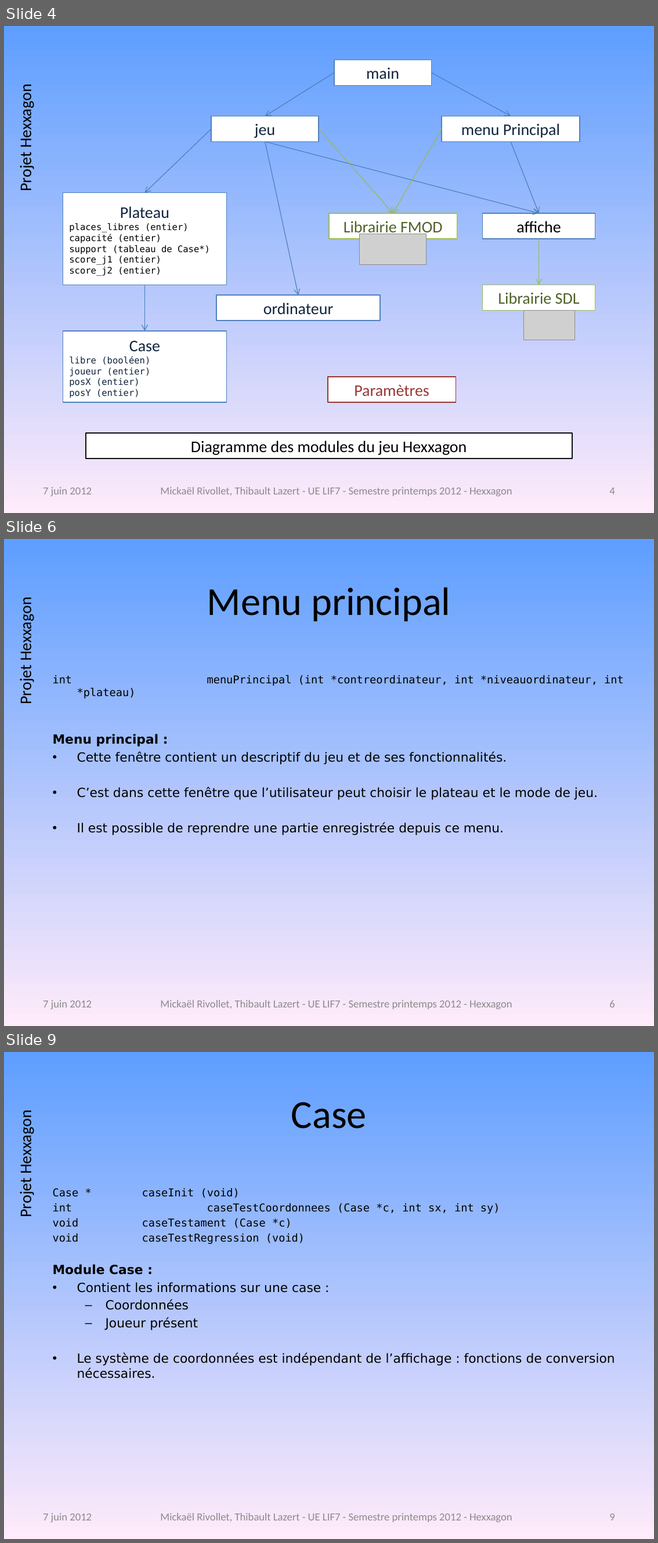
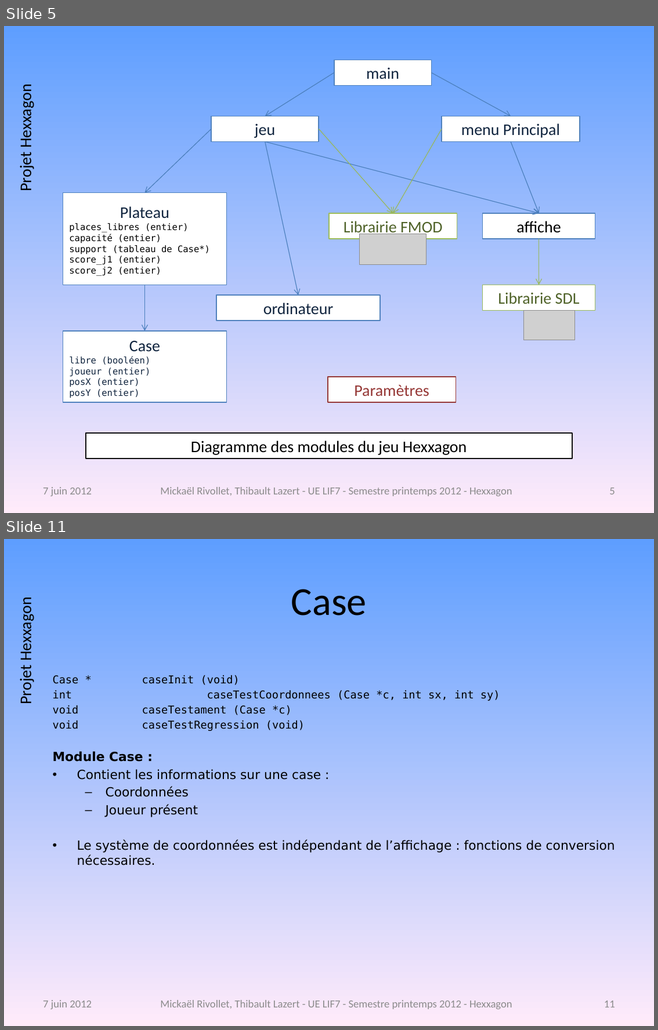
Before and after one commit to freeman1987/lazert-rivollet-lif7, a slide deck: projet/doc/presentation-projet.pptx. Shown one above the other, each under a label of ours: slides 4, 6 and 9 before the commit, slides 5 and 11 after it; the slides between them are not shown. The pictures are 658x1543 and 658x1030 pixels, drawn with LibreOffice and Linux fonts; fonts in the diff are those of the drawing; grey boxes stand for pictures; background and template pictures are left out. Boxes give left, top, right and bottom in pixels: in the first picture for what was removed or moved away, otherwise in the second. Text is boxed around its words. In the diff, an @@ line names an element or a change of style, - is before the commit and + after.

```diff
--- a/projet/doc/presentation-projet.pptx
+++ b/projet/doc/presentation-projet.pptx
@@ slide 6 removed at [4, 539, 654, 1026], background gradient #5E9EFF to #FFEBFA; not listed: 1 template element that a slide beside it also shows @@
@@ title removed at [207, 587, 450, 621] @@
-Menu principal
@@ text removed at [53, 675, 623, 835] @@
-int menuPrincipal (int *contreordinateur, int *niveauordinateur, int *plateau)
-Menu principal :
-• Cette fenêtre contient un descriptif du jeu et de ses fonctionnalités.
-• C’est dans cette fenêtre que l’utilisateur peut choisir le plateau et le mode de jeu.
-• Il est possible de reprendre une partie enregistrée depuis ce menu.
@@ text removed at [43, 1000, 92, 1009] @@
-7 juin 2012
@@ text removed at [160, 1000, 512, 1009] @@
-Mickaël Rivollet, Thibault Lazert - UE LIF7 - Semestre printemps 2012 - Hexxagon
@@ page number removed at [609, 1000, 614, 1008] @@
-6
@@ what was slide 4 is now slide 5 @@
@@ page number at [609, 488, 614, 495]: text changed @@
-4
+5
@@ what was slide 9 is now slide 11 @@
@@ page number at [604, 1001, 615, 1008]: text changed @@
-9
+11
```
Also in this commit, not shown: 7 slides changed, 2 other slides removed, 1 other file.
